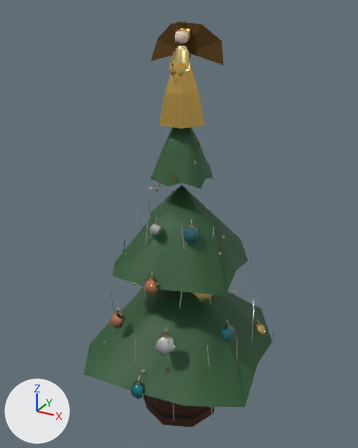
An edit to the glTF model site/public/models/prop_schmuck_tree.lite.glb, drawn before and after from the same camera.
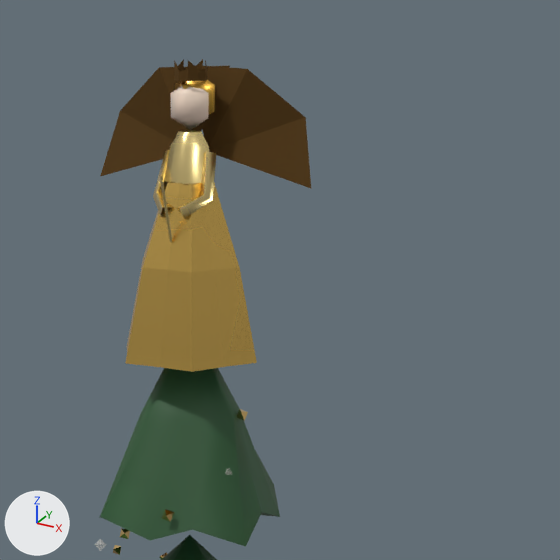
The first picture shows the older version from a camera (50 mm lens) standing at (0.724, -1.334, 1.427) and looking at (-0.016, 0.011, 0.755). The close-ups show the older and then the newer version on the part from 32% to 86% of the width and 0% to 43% of the height of that picture. Only the edits that show in the close-ups are written down. The lights are fixed; the arrows at lower left show +X, +Y and +Z. Where no turn or scale is listed for an object, it has been applied to the vertices. Vertices at exactly the same position are counted once.

Script lines for the objects in view, before the commit:
```python
me_prop_schmuck_tree_static = bpy.data.meshes.new('prop_schmuck_tree_static')
me_prop_schmuck_tree_static.from_pydata(...)  # 575 vertices, 756 faces; spans x -0.33..0.33, y -0.33..0.33, z -0.694..0.694
# faces by material slot: [320, 144, 20, 184, 88]
me_prop_schmuck_tree_static.materials.append(mat_vendor_atlas)
me_prop_schmuck_tree_static.materials.append(mat_vendor_market)
me_prop_schmuck_tree_static.materials.append(mat_vendor_glaze)
me_prop_schmuck_tree_static.materials.append(mat_vendor_mercury)
me_prop_schmuck_tree_static.materials.append(mat_vendor_glass)
ob_prop_schmuck_tree_static = bpy.data.objects.new('prop_schmuck_tree_static', me_prop_schmuck_tree_static)
ob_prop_schmuck_tree_static.location = (0.0, 0.0, 0.694)
```
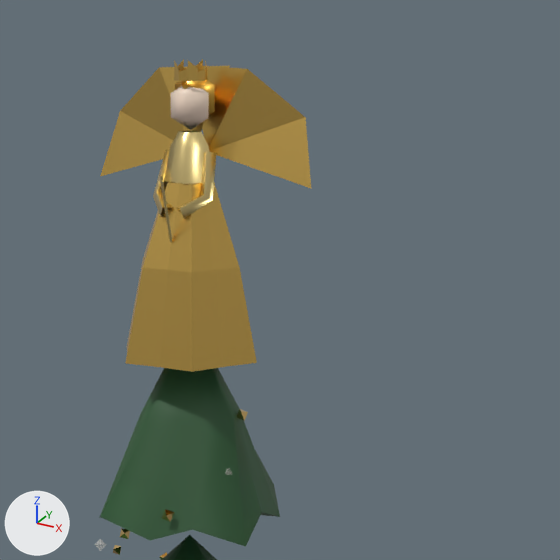
Location of each change, (x1, y1, x2, y2) in pixels of the close-ups (560 x 560 px):
part 1 of me_prop_schmuck_tree_static, recoloured (lighter): (100, 59, 311, 208) in both

The change, as a list of edits to the scene's bpy script:
```text
Add mat_vendor_foil:
    mat_vendor_foil = bpy.data.materials.new('vendor_foil')
    mat_vendor_foil.use_nodes = True; mat_vendor_foil.node_tree.nodes.clear()
    _N = mat_vendor_foil.node_tree.nodes; _L = mat_vendor_foil.node_tree.links
    n0 = _N.new('ShaderNodeBsdfPrincipled'); n0.name = 'Principled BSDF'
    n0.inputs[1].default_value = 1.0  # 'Metallic'
    n0.inputs[2].default_value = 0.3  # 'Roughness'
    n1 = _N.new('ShaderNodeOutputMaterial'); n1.name = 'Material Output'
    n2 = _N.new('ShaderNodeVertexColor'); n2.name = 'Color Attribute'
    _L.new(n0.outputs[0], n1.inputs[0])  # 'BSDF' to 'Surface'
    _L.new(n2.outputs[0], n0.inputs[0])  # 'Color' to 'Base Color'
Change me_prop_schmuck_tree_static:
    where me_prop_schmuck_tree_static.from_pydata(...)  # 575 vertices, 756 faces; spans x -0.33..0.33, y -0.33..0.33, z -0.694..0.694
    used by ob_prop_schmuck_tree_static; location = (0.0, 0.0, 0.694)
    me_prop_schmuck_tree_static part 1: 146 faces spanning x -0.122..0.122, y -0.068..0.068, z 0.406..0.694 switch from mat_vendor_atlas to mat_vendor_foil
```
